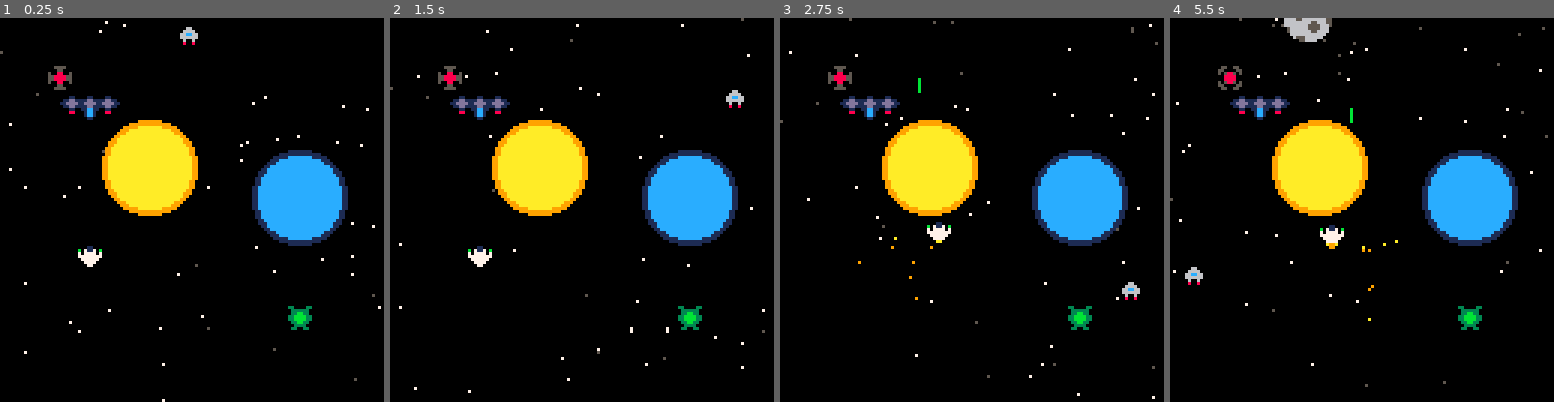
Above: before the commit, frames 1-4 (left to right).
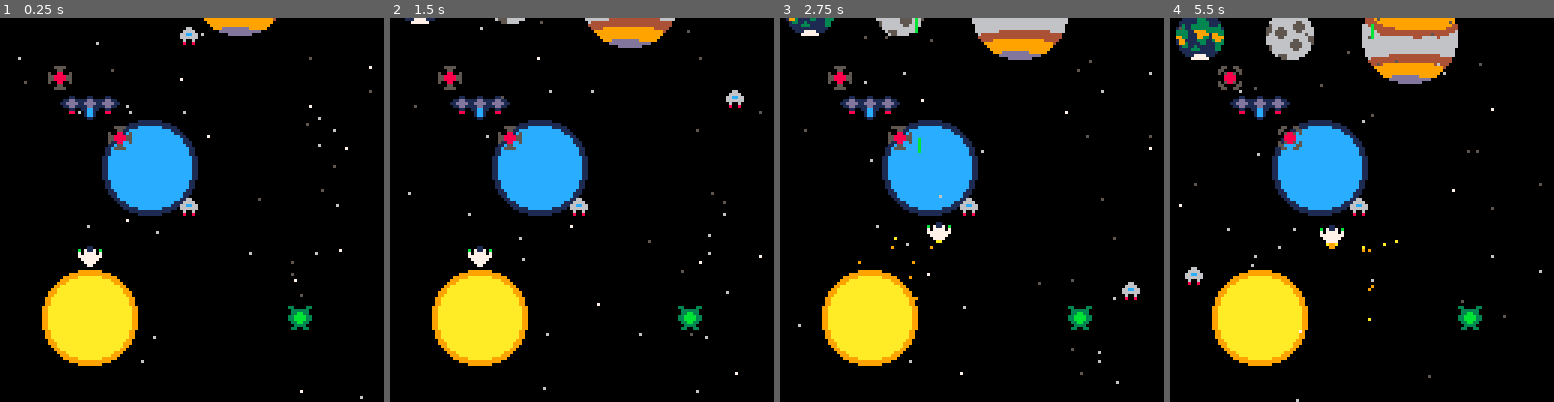
Above: after the commit, the same moments.

Repository: snakebyte85/galaxy-frontier
Game: PICO-8 cartridge galaxy-frontier.p8
Same seed, same stepped clock (60 frames per second), same inputs: the game is played once before the commit and once after it.
Inputs:
- Up to frame 1 (0.25 s): no input
- Up to frame 2 (1.5 s): tap X (X key) at 0.33, 1.07 s; tap O (Z key) at 0.7 s
- Up to frame 3 (2.75 s): hold Right 1.6-2.1 s; tap O (Z key) at 1.7, 2.1, 2.5 s; tap X (X key) at 1.85 s; hold Up 2.15-2.42 s; hold Right from 2.47 s (still down)
- Up to frame 4 (5.5 s): tap O (Z key) every 0.4 s from 2.9 to 5.3 s; tap X (X key) at 2.97, 4.08, 5.2 s; release Right at 3.03 s; hold Left 3.08-3.58 s; hold Down 3.63-3.97 s; hold Right 4.02-4.68 s; hold Up 4.73-5.03 s; hold Left from 5.08 s (still down)

The runs differ from the first frame. In frame 1, 16% of the frame differs, in the area x 0-100%, y 0-100%; in frame 2, 17%; in frame 3, 19%; in frame 4, 21%, in the area x 0-99%, y 0-100%.

Commit message:
Finished refactoring

Diff:
--- a/enemy.lua
+++ b/enemy.lua
@@ -172,6 +172,7 @@
       end
       if global.debug then
          pset(enemy.x,enemy.y,const.colors.red)
+         print(enemy.health,enemy.x,enemy.y-8,const.colors.red)
          if enemy.hitbox ~= nil and enemy.hitbox.ttype == "rect" then
             rect(enemy.x+enemy.hitbox.x1, enemy.y+enemy.hitbox.y1,
                  enemy.x+enemy.hitbox.x2, enemy.y+enemy.hitbox.y2,
--- a/galaxy-frontier.p8
+++ b/galaxy-frontier.p8
@@ -7,13 +7,14 @@
 #include projectiles.lua
 #include enemy.lua
 #include player.lua
+#include particles.lua
 #include space.lua
-#include particles.lua
+
 
 global={
    step=0,
    debug=false,
-   log=true
+   log=false
 }
 
 function _init()
@@ -30,18 +31,21 @@
                           {x=63,y=10,  bc={x=0,y=0,num=10} }
                           }
    })
+   enemy_raider_class:new({x=63,y=63})
    enemy_drone_class:new({x=20,y=20})
+   enemy_drone_class:new({x=40,y=40})
    enemy_frigate_class:new({x=30,y=30})
    enemy_bomber_class:new({x=100,y=100})
-   create_planet("sun",50,50)
-   create_planet("supernova",100,60)
-   create_planet("moon")
+   particle_sun_class:new({x=30,y=100})
+   particle_supernova_class:new({x=50,y=50})
+   particle_earth_class:new({x=10, y=-10})
+   particle_moon_class:new({x=40, y=-10})
+   particle_jupiter_class:new({x=80, y=-10})
 end
 
 function _update60()
    timers_update()
    true_btnp_update()
-   space_update()
    player_update()
    enemies_update()
    projectiles_update()
@@ -58,11 +62,10 @@
    if global.debug then
       rect(0,0,const.screen.max_x-1,const.screen.max_y-1, const.colors.red)
    end
-   space_draw()
+   particles_draw()
    enemies_draw()
    player_draw()
    projectiles_draw()
-   particles_draw()
 end
 
 __gfx__
--- a/particles.lua
+++ b/particles.lua
@@ -5,10 +5,21 @@
       y=0,
       direction=nil,
       pattern="line",
+      time_of_birth=nil,
+      life_time=nil,
       time_of_death=nil,
       speed=2,
       acceleration=0,
       color=const.colors.white,
+      sprite_number=nil,
+      sprite_offset={x=0,y=0},
+      sprite_size={w=1,h=1},
+      init=function(self)
+         self.time_of_birth=time()
+         if self.life_time then
+            self.time_of_death=time() + self.life_time
+         end
+      end,
       dispose=function(self)
          del(particles,self)
       end,
@@ -44,12 +55,26 @@
          end
       end,
       draw=function(self)
-         pset(self.x,self.y,self.color)
+         if self.sprite_number ~= nil then
+            spr(self.sprite_number,
+             self.x+self.sprite_offset.x,
+             self.y+self.sprite_offset.y,
+             self.sprite_size.w,
+             self.sprite_size.h)
+         else
+            pset(self.x,self.y,self.color)
+         end
       end,
       new=function(self,o)
          self.__index = self
          o=setmetatable(o or {}, self)
          add(particles,o)
+         o:init()
+         return o
+      end,
+      new_class=function(self,o)
+         self.__index = self
+         o=setmetatable(o or {}, self)
          return o
       end
 }
@@ -63,7 +88,7 @@
          y=y,
          direction=direction,
          pattern="line",
-         time_of_death=time()+0.8,
+         life_time=0.8,
          speed=random(0.4,0.8),
          acceleration=-random(0.01,0.02),
          color=const.colors.dark_blue
@@ -76,7 +101,9 @@
 
    for particle in all(particles) do
 
-      if particle.time_of_death ~=nil and time() > particle.time_of_death then
+      if (particle.time_of_death ~=nil and time() > particle.time_of_death) or
+         (particle.x > const.screen.max_x + 32 or particle.x < -32 or
+          particle.y > const.screen.max_y + 32 or particle.y < -32) then
          particle:dispose()
       else
          particle:update()
--- a/player.lua
+++ b/player.lua
@@ -101,7 +101,7 @@
    end
 
    if true_btnp(const.input.o) then
-      create_laser_player_projectile(player.x, player.y-5)
+      player_laser_projectile_class:new({x=player.x,y=player.y})
    end
 
    if player.moving == true and
@@ -116,7 +116,7 @@
          y=player.y+3,
          direction=player.direction+0.5,
          pattern="wave",
-         time_of_death=time()+0.8,
+         life_time=0.8,
          speed=0.2,
          color=color
       }
--- a/projectiles.lua
+++ b/projectiles.lua
@@ -1,21 +1,39 @@
 projectiles={}
+group_projectiles={
+   player={},
+   enemy={},
+   neutral={}
+}
 
-player_projectiles={}
-enemy_projectiles={}
+projectile_class={
+   x=0,
+   y=0,
+   speed=2,
+   direction=nil,
+   hitbox={},
+   group="enemy",
+   damage=1,
+   ttype=nil,
+   sprite_number=nil,
+   sprite_offset={x=0,y=0},
+   sprite_size={w=1,h=1},
+   color=const.colors.red,
+   init=function(self)
+   end,
+   dispose=function(self)
+      del(projectiles,self)
+      del(group_projectiles[self.group],self)
+   end,
+   update=function(self)
+      local mov_x = self.speed * cos(self.direction)
+      local mov_y = self.speed * sin(self.direction)
+      self.x = self.x + mov_x
+      self.y = self.y + mov_y
+   end,
+   draw=function(self)
+      if self.sprite_number == nil and
+         self.hitbox.ttype=="line" then
 
-function create_laser_projectile(x,y, direction)
-
-   local projectile = {
-      x=x,
-      y=y,
-      speed=2,
-      direction=direction,
-      hitbox={length=4,ttype="line"},
-      ttype="laser",
-      update=function(self)
-         update_regular_projectile(self)
-      end,
-      draw=function(self)
          local start_x = (self.hitbox.length/2) * cos(self.direction+0.5)
          local start_y = (self.hitbox.length/2) * sin(self.direction+0.5)
          local end_x = (self.hitbox.length/2) * cos(self.direction)
@@ -23,84 +41,50 @@
 
          line(self.x+start_x, self.y+start_y,
               self.x+end_x, self.y+end_y,
-              const.colors.red)
+              self.color)
+      else
+         spr(self.sprite_number,
+             self.x+self.sprite_offset.x,
+             self.y+self.sprite_offset.y,
+             self.sprite_size.w,
+             self.sprite_size.h)
       end
+   end,
+   new=function(self,o)
+      self.__index = self
+      o=setmetatable(o or {}, self)
+      o:init()
+      add(projectiles,o)
+      add(group_projectiles[o.group], o)
+      return o
+   end,
+   new_class=function(self,o)
+      self.__index = self
+      o=setmetatable(o or {}, self)
+      return o
+   end
+}
 
-   }
+enemy_laser_projectile_class = projectile_class:new_class({
+      hitbox={length=4,ttype="line"},
+      ttype="enemy-laser"
+})
 
-   add(projectiles,projectile)
-   add(enemy_projectiles, projectile)
-
-end
-
-function create_bomb_projectile(x,y)
-
-   local projectile = {
-      x=x,
-      y=y,
-      speed=0.5,
-      direction=direction,
-      hitbox={x1=-2,y1=-1,x2=1,y2=2,ttype="rect"},
-      ttype="bomb",
-      update=function(self)
-
-      end,
-      draw=function(self)
-         local sprite_number=flr(flr(time() / 0.2)%2)+20
-         spr(sprite_number, self.x-4, self.y-4)
-      end
-
-   }
-
-   add(projectiles,projectile)
-   add(enemy_projectiles, projectile)
-end
-
-function create_laser_player_projectile(x,y)
-
-   local projectile = {
-      x=x,
-      y=y,
-      speed=3,
+player_laser_projectile_class = projectile_class:new_class({
+      hitbox={length=4,ttype="line"},
+      ttype="player-laser",
+      group="player",
       direction=const.direction.up,
-      damage=2,
-      hitbox={length=4,ttype="line"},
-      ttype="laser-player",
-      update=function(self)
-         update_regular_projectile(self)
-      end,
-      draw=function(self)
-         local start_x = (self.hitbox.length/2) * cos(self.direction+0.5)
-         local start_y = (self.hitbox.length/2) * sin(self.direction+0.5)
-         local end_x = (self.hitbox.length/2) * cos(self.direction)
-         local end_y = (self.hitbox.length/2) * sin(self.direction)
-
-         line(self.x+start_x, self.y+start_y,
-              self.x+end_x, self.y+end_y,
-              const.colors.green)
-      end
-   }
-
-   add(projectiles,projectile)
-   add(player_projectiles, projectile)
-
-end
-
-function update_regular_projectile(projectile)
-   local mov_x = projectile.speed * cos(projectile.direction)
-   local mov_y = projectile.speed * sin(projectile.direction)
-   projectile.x = projectile.x + mov_x
-   projectile.y = projectile.y + mov_y
-end
+      color=const.colors.green
+})
 
 function player_projectiles_check_collision()
 
-   for player_projectile in all(player_projectiles) do
+   for player_projectile in all(group_projectiles.player) do
       for enemy in all(enemies) do
          if entities_collision_check(player_projectile, enemy) then
             enemy:on_hit(player_projectile.damage)
-            del(projectiles, player_projectile)
-            del(player_projectiles, player_projectile)
+            player_projectile:dispose()
             break
          end
       end
@@ -117,19 +101,11 @@
 
 function projectiles_update()
 
-   local projs_to_delete = {}
-
    for projectile in all(projectiles) do
       projectile:update()
       if projectile.x > const.screen.max_x or projectile.x < 0 or
          projectile.y > const.screen.max_y or projectile.y < 0 then
-         add(projs_to_delete, projectile)
+         projectile:dispose()
       end
    end
-
-   for projectile_to_delete in all(projs_to_delete) do
-      del(player_projectiles,projectile_to_delete)
-      del(enemy_projectiles,projectile_to_delete)
-      del(projectiles,projectile_to_delete)
-   end
 end
--- a/space.lua
+++ b/space.lua
@@ -5,127 +5,91 @@
    planets={}
 }
 
-function create_star()
-   star = {
-      x=0,
-      y=0,
-      distance=0
-   }
+function create_star(x,y)
 
-   star.x = flr(rnd(127))
-   if space.speed_y > 0 then
-      star.y = 0
-   else
-      star.y = const.screen.max_y
+   local distance = rnd(1)
+   local color = const.colors.white
+   if distance > 0.8 then
+      color=const.colors.dark_gray
+   elseif distance > 0.4 then
+      color=const.colors.light_gray
    end
+   local speed = space.speed_y * (1-distance)
 
-   star.distance=rnd(1)
-   add(space.stars,star)
+   particle_class:new({
+         x=x or flr(rnd(127)),
+         y=y or 0,
+         speed=speed,
+         direction=const.direction.down,
+         color=color,
+         init=function(self)
+            particle_class.init(self)
+            add(space.stars,self)
+         end,
+         dispose=function(self)
+            particle_class.dispose(self)
+            del(space.stars,self)
+            create_star()
+         end
+   })
+
 end
 
-function create_planet(ttype,x,y)
-   planet = {
-      x=x,
-      y=y,
-      ttype=ttype
-   }
+particle_planet_class=particle_class:new_class({
+      speed=space.speed_y * 0.05,
+      direction=const.direction.down,
+      init=function(self)
+         particle_class.init(self)
+         add(space.planets,self)
+      end,
+      dispose=function(self)
+         particle_class.dispose(self)
+         del(space.planets,self)
+         create_star()
+      end
+})
 
-   if planet.x == nil then
-      planet.x = flr(rnd(127))
-   end
+particle_earth_class=particle_planet_class:new_class({
+      sprite_number=65,
+      sprite_offset={x=-8,y=-8},
+      sprite_size={w=2,h=2}
+})
 
-   if planet.y == nil then
-      if space.speed_y > 0 then
-         planet.y = -16
-      else
-         planet.y = const.screen.max_y + 16
+particle_moon_class=particle_planet_class:new_class({
+      speed=space.speed_y * 0.05,
+      direction=const.direction.down,
+      sprite_number=97,
+      sprite_offset={x=-8,y=-8},
+      sprite_size={w=2,h=2}
+})
+
+particle_jupiter_class=particle_planet_class:new_class({
+      speed=space.speed_y * 0.05,
+      direction=const.direction.down,
+      sprite_number=67,
+      sprite_offset={x=-16,y=-16},
+      sprite_size={w=4,h=4}
+})
+
+particle_sun_class=particle_planet_class:new_class({
+      speed=0,
+      sprite_number=71,
+      sprite_offset={x=-16,y=-16},
+      sprite_size={w=4,h=4}
+})
+
+particle_supernova_class=particle_sun_class:new_class({
+      draw=function(self)
+         pal(const.colors.yellow, const.colors.blue)
+         pal(const.colors.orange, const.colors.dark_blue)
+         particle_sun_class.draw(self)
+         pal()
       end
-   end
+})
 
-   add(space.planets,planet)
-end
 
 function space_init()
    for i=1,space.stars_count do
-      local star = {}
-      star.x = flr(rnd(127))
-      star.y = flr(rnd(127))
-      star.distance=rnd(1)
-      add(space.stars,star)
-   end
-
-end
-
-function space_draw()
-
-   for star in all(space.stars) do
-      local color = const.colors.white
-      if star.distance>0.8 then
-         color=const.colors.dark_gray
-      end
-      pset(star.x,star.y,color)
-   end
-
-   for planet in all(space.planets) do
-      if planet.ttype=="earth" then
-         spr(65,planet.x-8,planet.y-8,2,2)
-      elseif planet.ttype=="moon" then
-         spr(97,planet.x-8,planet.y-8,2,2)
-      elseif planet.ttype=="jupiter" then
-         spr(67,planet.x-16,planet.y-16,4,4)
-      elseif planet.ttype=="sun" then
-         spr(71,planet.x-16,planet.y-16,4,4)
-      elseif planet.ttype=="supernova" then
-         pal(const.colors.yellow, const.colors.blue)
-         pal(const.colors.orange, const.colors.dark_blue)
-         spr(71,planet.x-16,planet.y-16,4,4)
-         pal()
-      end
+      create_star(flr(rnd(127)), flr(rnd(127)))
    end
 end
-
-
-function space_update()
-
-   local stars_to_delete = {}
-
-   for i,star in ipairs(space.stars) do
-      star.y = star.y + (space.speed_y * (1-star.distance))
-
-      if star.x > const.screen.max_x or star.x < 0 or
-         star.y > const.screen.max_y or star.y < 0 then
-         add(stars_to_delete, i)
-      end
-   end
-
-   for i in all(stars_to_delete) do
-      deli(space.stars,i)
-   end
-
-   if #space.stars < space.stars_count then
-      for i=1,space.stars_count-#space.stars do
-         create_star()
-      end
-   end
-
-   local planets_to_delete = {}
-
-   for i,planet in ipairs(space.planets) do
-
-      if(planet.ttype ~= "sun" and
-         planet.ttype ~= "supernova") then
-
-         planet.y = planet.y + (space.speed_y * 0.05)
-
-         if planet.x > const.screen.max_x + 16 or planet.x < -32 or
-            planet.y > const.screen.max_y + 16 or planet.y < -32 then
-            add(planets_to_delete, i)
-         end
-      end
-   end
-
-   for i in all(planets_to_delete) do
-      deli(space.planets,i)
-   end
-
-end
